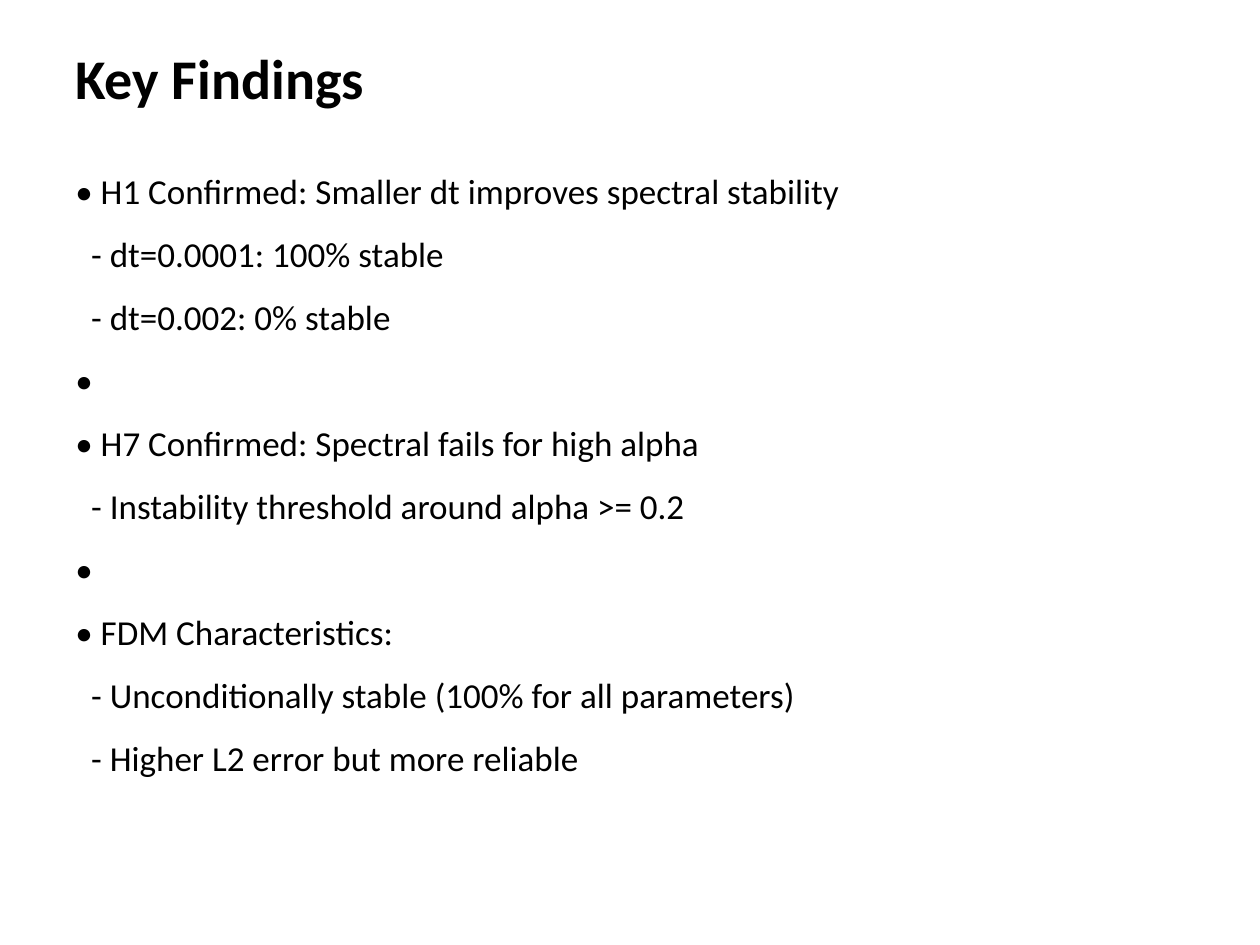
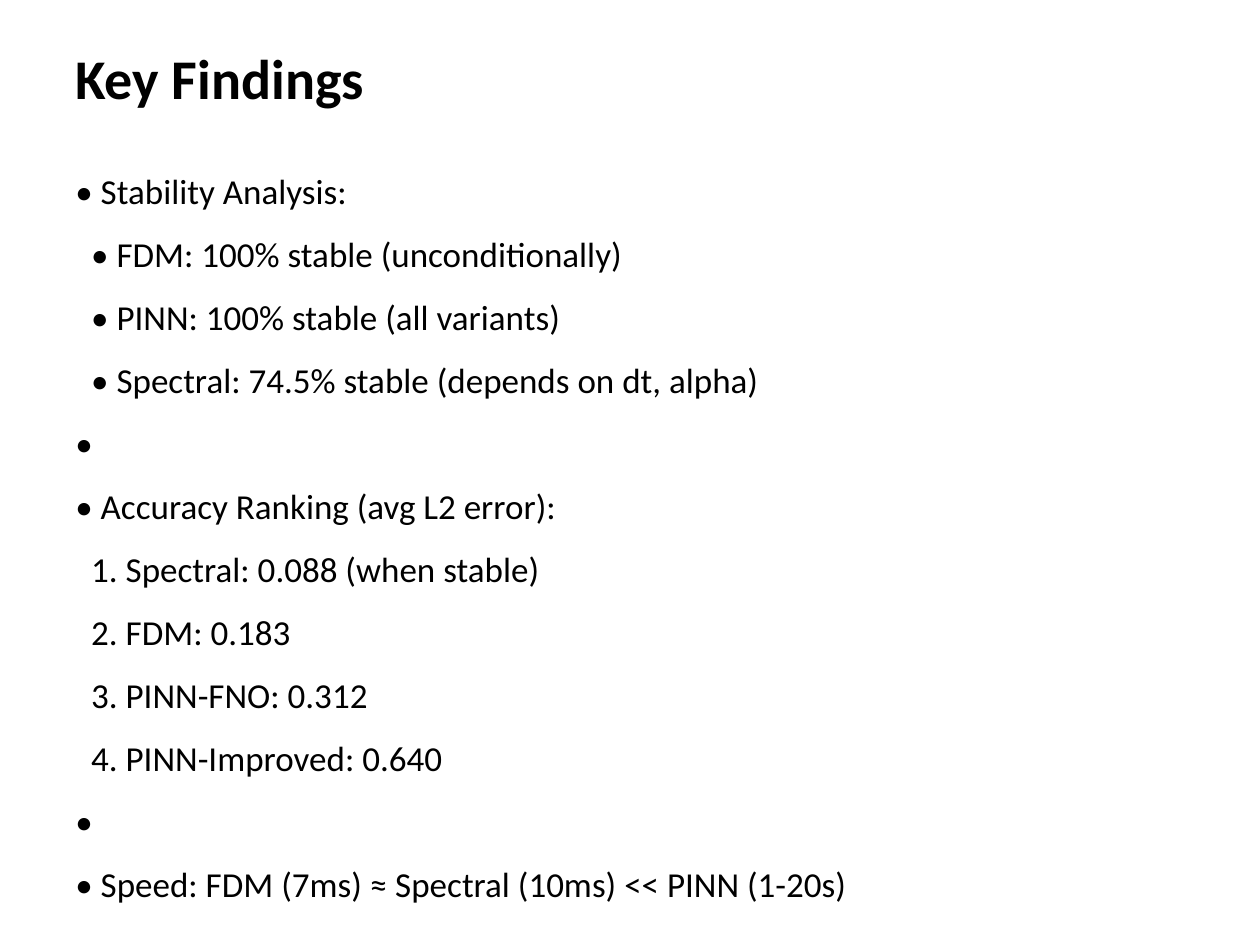
Before and after one commit to k-yoshimi/fusion-heat-transport-ai, a slide deck: slide 15 of docs/multiagent_presentation.pptx. Drawn at 1260x945 pixels with LibreOffice and Linux fonts; fonts in the diff are those of the drawing. Boxes give left, top, right and bottom in pixels: in the first picture for what was removed or moved away, otherwise in the second. Text is boxed around its words. In the diff, an @@ line names an element or a change of style, - is before the commit and + after.

```diff
--- a/docs/multiagent_presentation.pptx
+++ b/docs/multiagent_presentation.pptx
@@ text at <box>101,179,758,399</box>: text changed @@
-• H1 Confirmed: Smaller dt improves spectral stability
-- dt=0.0001: 100% stable
-- dt=0.002: 0% stable
+• Stability Analysis:
+• FDM: 100% stable (unconditionally)
+• PINN: 100% stable (all variants)
+• Spectral: 74.5% stable (depends on dt, alpha)
@@ text at <box>91,493,556,777</box>: text changed @@
-• H7 Confirmed: Spectral fails for high alpha
-- Instability threshold around alpha >= 0.2
+• Accuracy Ranking (avg L2 error):
+1. Spectral: 0.088 (when stable)
+2. FDM: 0.183
+3. PINN-FNO: 0.312
+4. PINN-Improved: 0.640
@@ text at <box>101,871,846,903</box>: text changed @@
-• FDM Characteristics:
-- Unconditionally stable (100% for all parameters)
-- Higher L2 error but more reliable
+• Speed: FDM (7ms) ≈ Spectral (10ms) << PINN (1-20s)
```
Also in this commit, not shown: 2 other slides changed, 4 slides added, 1 slide removed, 9 other files.
